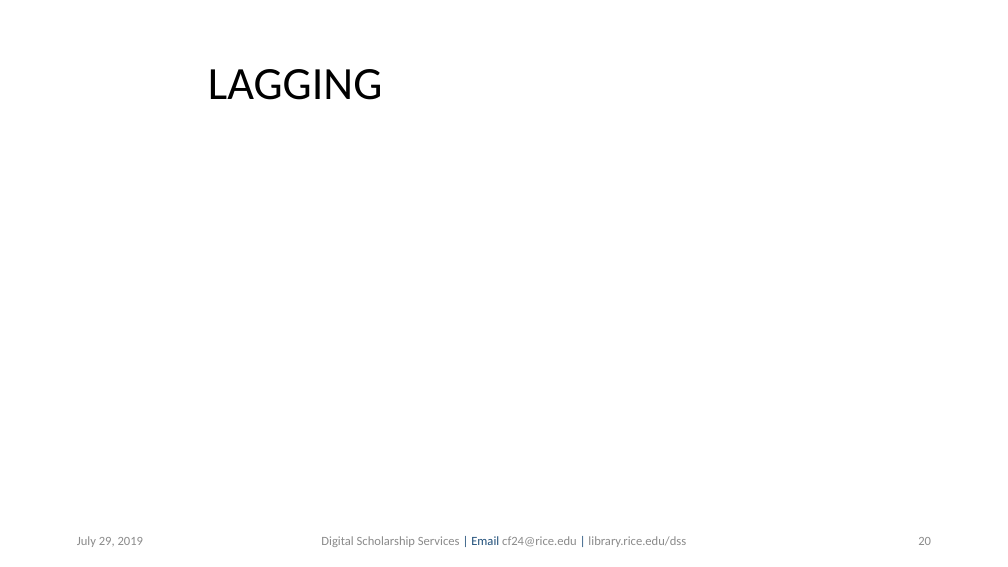
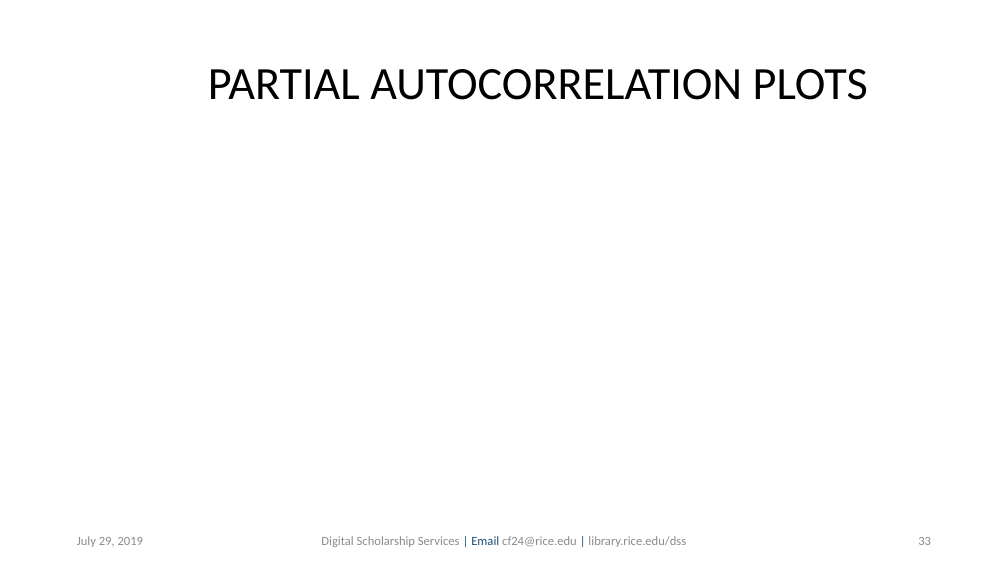
Before and after one commit to bakitybacon/rice-data-and-donuts, a slide deck: slide 33 of tsa/Introduction to Time Series Analysis.pptx (slide 20 before the commit). Drawn at 1008x567 pixels with LibreOffice and Linux fonts; fonts in the diff are those of the drawing; background and template pictures are left out. Boxes give left, top, right and bottom in pixels: in the first picture for what was removed or moved away, otherwise in the second. Text is boxed around its words. In the diff, an @@ line names an element or a change of style, - is before the commit and + after.

```diff
--- a/tsa/Introduction to Time Series Analysis.pptx
+++ b/tsa/Introduction to Time Series Analysis.pptx
@@ title at bbox=[208, 69, 868, 100]: text changed @@
-LAGGING
+PARTIAL AUTOCORRELATION PLOTS
@@ page number at bbox=[918, 537, 931, 545]: text changed @@
-20
+33
```
Also in this commit, not shown: 5 other slides changed, 12 slides added.
